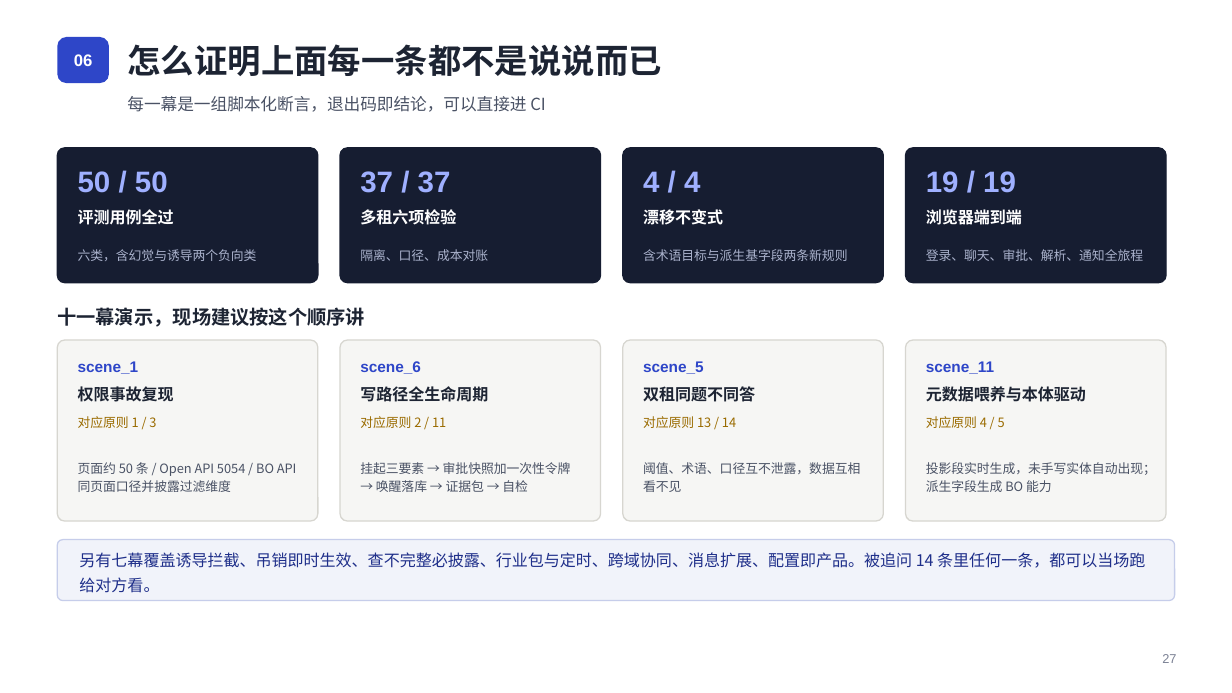
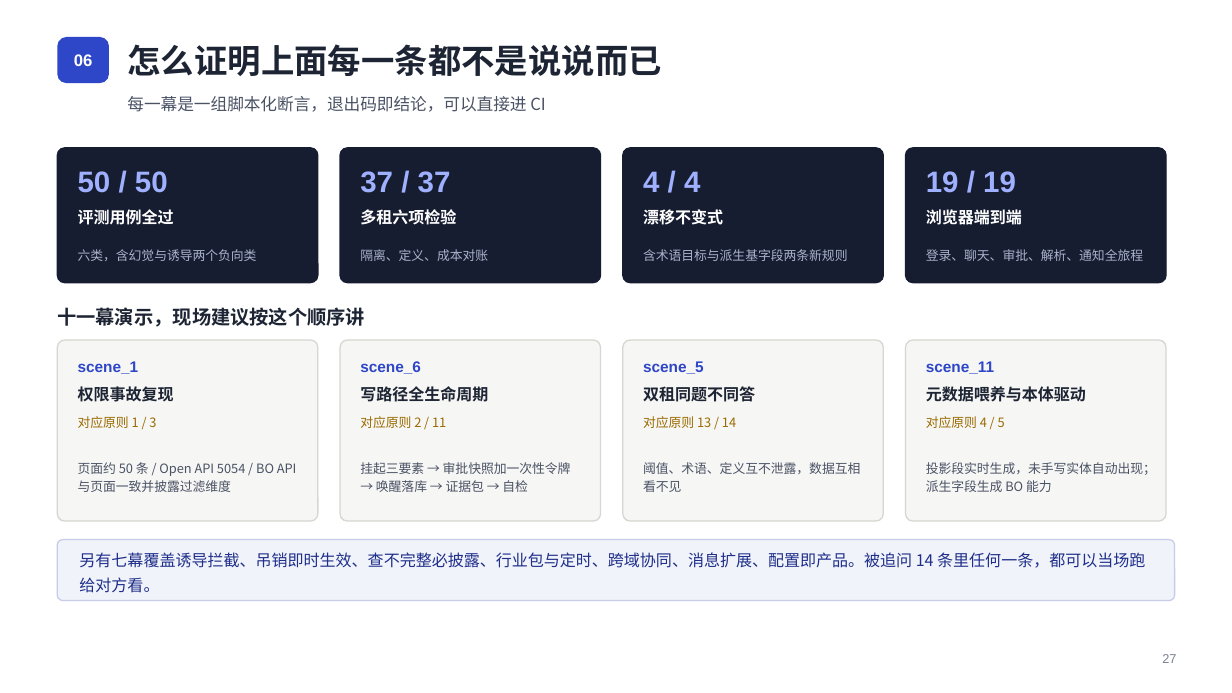
Before and after one commit to xiaohanarch/ERP-AI, a slide deck: slide 28 of docs/ERP-AI-L1参考架构-汇报版.pptx. Drawn at 1232x693 pixels with LibreOffice and Linux fonts; fonts in the diff are those of the drawing. Boxes give left, top, right and bottom in pixels: in the first picture for what was removed or moved away, otherwise in the second. Text is boxed around its words. In the diff, an @@ line names an element or a change of style, - is before the commit and + after.

Commit message:
docs: intro_v2 与汇报 PPT 黑话清理 —— 张力/口径/平价/对冲等 10 类术语换大白话
读者反馈「张力、口径这类词看不懂」，全文（HTML + PPT 31 页 + 两处源码注释
引用）统一替换为直白说法：

- 张力/张力点 → 冲突点（标题改「四个互相打架、需要表态的冲突点」）
- 口径 → 按语义拆分：权限标准 / 定义 / 定义层 / 与页面一致 /
  三个入口对照（三口径）/ 自动对账（口径互证）/ 含义（字段口径）等
- 平价 → 一致（权限平价测试 → 权限一致性测试；Java 注释同步改写）
- 对冲 → 保险（预埋对冲 → 预埋保险；替换的对冲 → 给终局替换留的保险）
- 锚点 → 基准（评测锚点 → 评测基准；版本锚点 → 版本标识；
  锚定 → 断言/锁定/引用 按语境）
- 收口 → 统一由网关接管；标的 → 示例；扇出 → 对外分发

统计：HTML 127 处（含跨标签隔断检查清零）、PPT 40 个文本 run
（XML 良构 + zip 完整性校验通过）；同步两处被文档引用的源码注释
（PermissionService.java 平价措辞、questions-capability.yaml 锚点用例）
保持文档引用与代码一致（均为注释行，无行为变更）

```diff
--- a/docs/ERP-AI-L1参考架构-汇报版.pptx
+++ b/docs/ERP-AI-L1参考架构-汇报版.pptx
@@ text at (360, 249, 488, 261): text changed @@
-隔离、口径、成本对账
+隔离、定义、成本对账
@@ text at (78, 462, 297, 492): text changed @@
-页面约 50 条 / Open API 5054 / BO API 同页面口径并披露过滤维度
+页面约 50 条 / Open API 5054 / BO API 与页面一致并披露过滤维度
@@ text at (643, 462, 860, 492): text changed @@
-阈值、术语、口径互不泄露，数据互相看不见
+阈值、术语、定义互不泄露，数据互相看不见
```
Also in this commit, not shown: 21 other slides changed, 3 other files.
